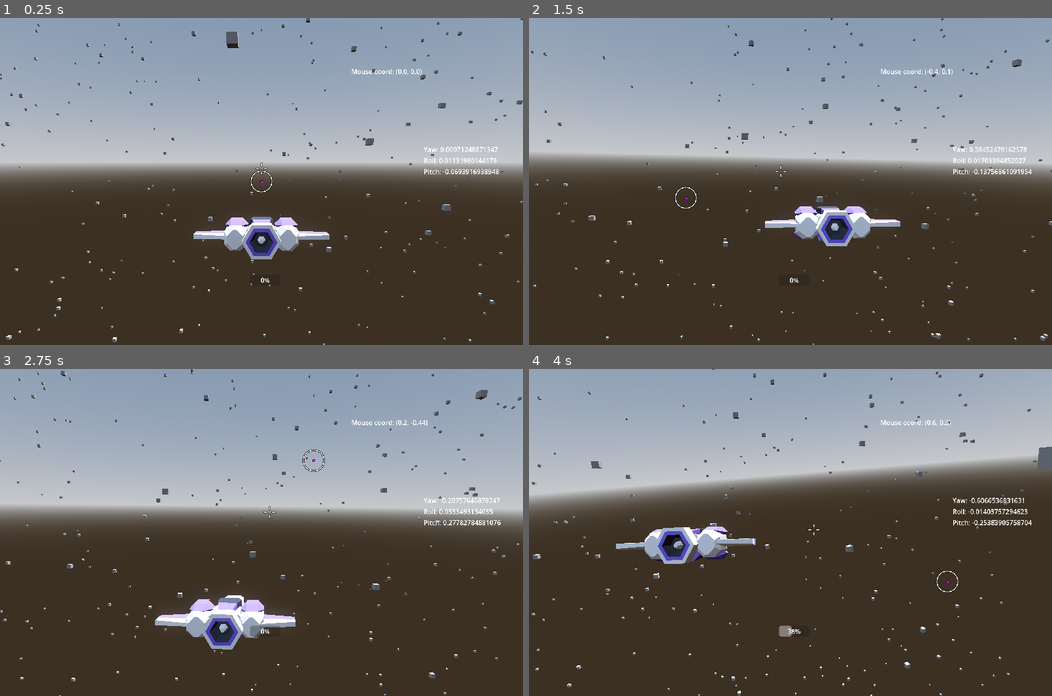
Above: before the commit, frames 1-4 (two rows, left to right).
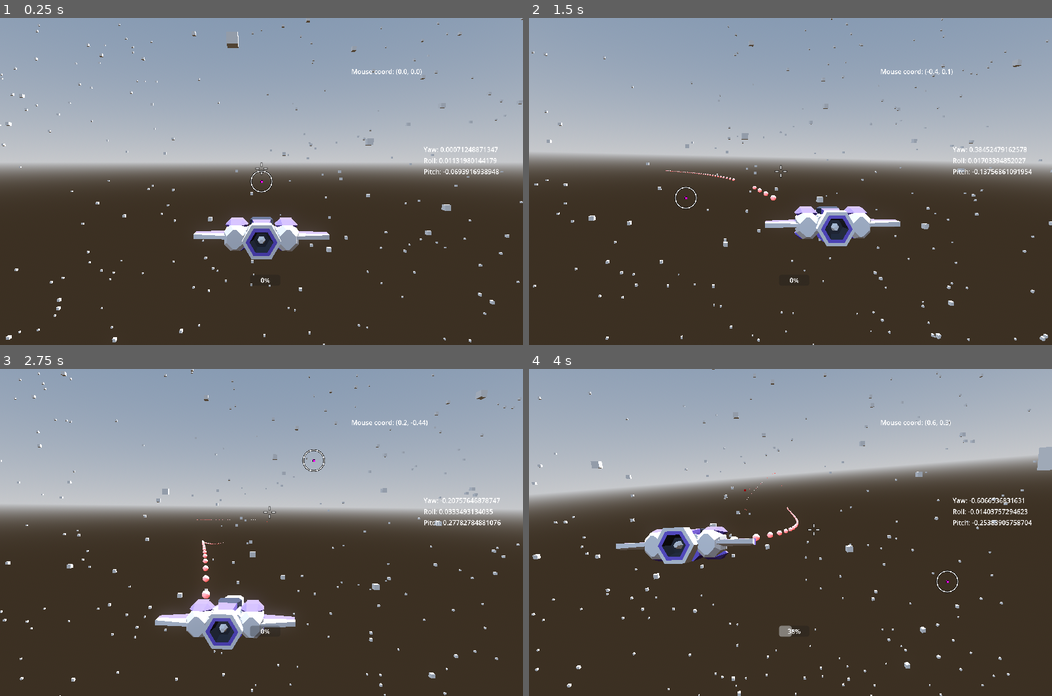
Above: after the commit, the same moments.

Repository: cgorto/space-ships
Game: Godot game, scene res://scenes/test_scene.tscn
Two runs of this game, one before a commit and one after it. Both use one fixed random seed, a clock stepped at 60 frames per second and the inputs below.
Inputs (mouse positions are in pixels of both pictures, inside the frame that each line leads up to):
- Up to frame 1 (0.25 s): no input
- Up to frame 2 (1.5 s): move the mouse to (905, 165) at 0.52 s; hold D (move_right) 0.53-1.28 s; hold Space (shoot, bound only after the commit) 0.53-1.28 s; move the mouse to (685, 197) at 1.27 s; hold S (move_backward) from 1.28 s (still down); tap Space (shoot, bound only after the commit) at 1.35 s
- Up to frame 3 (2.75 s): move the mouse to (313, 460) at 2.02 s; release S (move_backward) at 2.03 s; hold D (move_right) from 2.03 s (still down); hold Space (shoot, bound only after the commit) from 2.03 s (still down)
- Up to frame 4 (4 s): move the mouse to (764, 597) at 2.77 s; release D (move_right) at 2.78 s; release Space (shoot, bound only after the commit) at 2.78 s; hold W (move_forward) 2.78-3.53 s; tap Space (shoot, bound only after the commit) at 2.85 s; move the mouse to (947, 581) at 3.52 s; hold A (move_left) from 3.53 s (still down); hold Space (shoot, bound only after the commit) from 3.53 s (still down)

The runs differ from the first frame. In frame 1, 0.9% of the frame differs, in the area x 0-100%, y 0-100%; in frame 2, 0.8%; in frame 3, 1.0%; in frame 4, 1.1%.

Commit message:
guns

Diff:
--- /dev/null
+++ b/autoload/projectile_handler.gd
@@ -0,0 +1 @@
+extends Node
--- a/project.godot
+++ b/project.godot
@@ -64,6 +64,11 @@
 "events": [Object(InputEventMouseButton,"resource_local_to_scene":false,"resource_name":"","device":-1,"window_id":0,"a …(253 unchanged characters)…
 ]
 }
+shoot={
+"deadzone": 0.5,
+"events": [Object(InputEventKey,"resource_local_to_scene":false,"resource_name":"","device":-1,"window_id":0,"alt_pressed":false,"shift_pressed":false,"ctrl_pressed":false,"meta_pressed":false,"pressed":false,"keycode":0,"physical_keycode":32,"key_label":0,"unicode":32,"location":0,"echo":false,"script":null)
+]
+}
 
 [layer_names]
 
--- /dev/null
+++ b/scenes/component/bullet_spawner.gd
@@ -0,0 +1,20 @@
+class_name BulletSpawner extends Node3D
+
+@export var fire_rate: float = 1
+@export var spread: float = 0.0
+@export var proj_speed: int = 500
+@export var projectile_scene: PackedScene
+
+func _process(delta: float) -> void:
+	if Input.is_action_pressed("shoot"):
+		spawn_projectile()
+
+func spawn_projectile() -> void:
+		var spawn_transform: Transform3D = get_global_transform_interpolated()
+
+		var main: Node = get_tree().current_scene
+
+		var projectile: Projectile = (projectile_scene.instantiate() as Projectile)
+		projectile.global_transform = spawn_transform
+		main.add_child(projectile)
+		projectile.velocity_component.velocity = - proj_speed * spawn_transform.basis.z
--- /dev/null
+++ b/scenes/component/bullet_spawner.tscn
@@ -0,0 +1,6 @@
+[gd_scene load_steps=2 format=3 uid="uid://gep8kx3gilo"]
+
+[ext_resource type="Script" path="res://scenes/component/bullet_spawner.gd" id="1_syekn"]
+
+[node name="BulletSpawner" type="Node3D"]
+script = ExtResource("1_syekn")
--- /dev/null
+++ b/scenes/component/hitbox.gd
@@ -0,0 +1,7 @@
+class_name Hitbox extends Area3D
+
+signal hit(thing_hit: Node3D)
+
+@export var damage: int = 0
+
+#func set_hitbox
--- /dev/null
+++ b/scenes/component/hitbox.tscn
@@ -0,0 +1,8 @@
+[gd_scene load_steps=2 format=3 uid="uid://b6ccgjx8qg12h"]
+
+[ext_resource type="Script" path="res://scenes/component/hitbox.gd" id="1_34xm6"]
+
+[node name="Hitbox" type="Area3D"]
+script = ExtResource("1_34xm6")
+
+[connection signal="hit" from="." to="." method="_on_hit"]
--- /dev/null
+++ b/scenes/component/hurtbox.gd
@@ -0,0 +1,19 @@
+class_name Hurtbox extends Area3D
+
+signal hit
+
+@export var health_component: HealthComponent
+
+
+
+func _on_area_entered(area: Area3D) -> void:
+	if not area is Hitbox:
+		return
+	if health_component == null:
+		return
+
+	var hitbox: Hitbox = (area as Hitbox)
+
+	health_component.damage(hitbox.damage)
+	hitbox.hit.emit(self)
+	hit.emit()
--- /dev/null
+++ b/scenes/component/hurtbox.tscn
@@ -0,0 +1,8 @@
+[gd_scene load_steps=2 format=3 uid="uid://b8ha4ultrkxnb"]
+
+[ext_resource type="Script" path="res://scenes/component/hurtbox.gd" id="1_emwd2"]
+
+[node name="Hurtbox" type="Area3D"]
+script = ExtResource("1_emwd2")
+
+[connection signal="area_entered" from="." to="." method="_on_area_entered"]
--- /dev/null
+++ b/scenes/component/offscreen_despawner_component.gd
@@ -0,0 +1,10 @@
+extends VisibleOnScreenNotifier3D
+
+@onready var timer: Timer = $Timer
+
+func _on_timer_timeout() -> void:
+	owner.queue_free()
+
+
+func _on_screen_exited() -> void:
+	timer.start()
--- /dev/null
+++ b/scenes/component/offscreen_despawner_component.tscn
@@ -0,0 +1,12 @@
+[gd_scene load_steps=2 format=3 uid="uid://ej01lxfiew2b"]
+
+[ext_resource type="Script" path="res://scenes/component/offscreen_despawner_component.gd" id="1_6hdqm"]
+
+[node name="OffscreenDespawnerComponent" type="VisibleOnScreenNotifier3D"]
+script = ExtResource("1_6hdqm")
+
+[node name="Timer" type="Timer" parent="."]
+one_shot = true
+
+[connection signal="screen_exited" from="." to="." method="_on_screen_exited"]
+[connection signal="timeout" from="Timer" to="." method="_on_timer_timeout"]
--- /dev/null
+++ b/scenes/component/velocity_component.gd
@@ -0,0 +1,23 @@
+class_name VelocityComponent extends Node
+
+@export var max_speed: int = 50
+@export var acceleration: float = 5
+
+var velocity: Vector3 = Vector3.ZERO
+
+
+func accelerate_in_direction(direction: Vector3) -> void:
+
+	var desired_velocity:Vector3 = direction.normalized() * max_speed
+	velocity = velocity.slerp(desired_velocity, 1 - exp(-acceleration *get_physics_process_delta_time()))
+
+func decelerate() -> void:
+	accelerate_in_direction(Vector3.ZERO)
+
+func move(to_move: Node3D) -> void:
+	if to_move is CharacterBody3D:
+		to_move.velocity = velocity
+		to_move.move_and_slide()
+		velocity = to_move.velocity
+	else:
+		to_move.position += velocity * get_physics_process_delta_time()
--- /dev/null
+++ b/scenes/component/velocity_component.tscn
@@ -0,0 +1,6 @@
+[gd_scene load_steps=2 format=3 uid="uid://d14um02htlksm"]
+
+[ext_resource type="Script" path="res://scenes/component/velocity_component.gd" id="1_38hes"]
+
+[node name="VelocityComponent" type="Node3D"]
+script = ExtResource("1_38hes")
--- /dev/null
+++ b/scenes/csg_mesh_3d.gd
@@ -0,0 +1,6 @@
+extends CSGMesh3D
+
+
+
+func _on_hurtbox_hit() -> void:
+	(material as StandardMaterial3D).albedo_color = Color.RED
--- a/scenes/csg_mesh_3d.tscn
+++ b/scenes/csg_mesh_3d.tscn
@@ -1,7 +1,29 @@
-[gd_scene load_steps=2 format=3 uid="uid://yl7uwjkjbml"]
+[gd_scene load_steps=7 format=3 uid="uid://yl7uwjkjbml"]
+
+[ext_resource type="Script" path="res://scenes/csg_mesh_3d.gd" id="1_wtcaj"]
+[ext_resource type="PackedScene" uid="uid://dmtst8fnji83l" path="res://scenes/component/health_component.tscn" id="2_yrf08"]
+[ext_resource type="PackedScene" uid="uid://b8ha4ultrkxnb" path="res://scenes/component/hurtbox.tscn" id="3_siugq"]
 
 [sub_resource type="BoxMesh" id="BoxMesh_e5rhn"]
 size = Vector3(5, 5, 5)
 
+[sub_resource type="StandardMaterial3D" id="StandardMaterial3D_mfajj"]
+resource_local_to_scene = true
+
+[sub_resource type="BoxShape3D" id="BoxShape3D_v4o1e"]
+size = Vector3(5, 5, 5)
+
 [node name="CSGMesh3D" type="CSGMesh3D"]
 mesh = SubResource("BoxMesh_e5rhn")
+material = SubResource("StandardMaterial3D_mfajj")
+script = ExtResource("1_wtcaj")
+
+[node name="HealthComponent" parent="." instance=ExtResource("2_yrf08")]
+
+[node name="Hurtbox" parent="." node_paths=PackedStringArray("health_component") instance=ExtResource("3_siugq")]
+health_component = NodePath("../HealthComponent")
+
+[node name="CollisionShape3D" type="CollisionShape3D" parent="Hurtbox"]
+shape = SubResource("BoxShape3D_v4o1e")
+
+[connection signal="hit" from="Hurtbox" to="." method="_on_hurtbox_hit"]
--- /dev/null
+++ b/scenes/game_object/projectile/projectile.gd
@@ -0,0 +1,10 @@
+class_name Projectile extends Node3D
+
+@onready var velocity_component: VelocityComponent = $VelocityComponent
+
+func _physics_process(delta: float) -> void:
+	velocity_component.move(self)
+
+
+func _on_hitbox_hit(thing_hit: Node3D) -> void:
+	queue_free()
--- /dev/null
+++ b/scenes/game_object/projectile/projectile.tscn
@@ -0,0 +1,33 @@
+[gd_scene load_steps=8 format=3 uid="uid://biqgfh3vefxmj"]
+
+[ext_resource type="PackedScene" uid="uid://ej01lxfiew2b" path="res://scenes/component/offscreen_despawner_component.tscn" id="1_1mi5j"]
+[ext_resource type="Script" path="res://scenes/game_object/projectile/projectile.gd" id="1_ys1lj"]
+[ext_resource type="PackedScene" uid="uid://d14um02htlksm" path="res://scenes/component/velocity_component.tscn" id="2_plbux"]
+[ext_resource type="PackedScene" uid="uid://b6ccgjx8qg12h" path="res://scenes/component/hitbox.tscn" id="4_5ovbm"]
+
+[sub_resource type="StandardMaterial3D" id="StandardMaterial3D_bbner"]
+emission_enabled = true
+emission = Color(1, 0, 0, 1)
+
+[sub_resource type="SphereMesh" id="SphereMesh_4p6qv"]
+
+[sub_resource type="SphereShape3D" id="SphereShape3D_s6lec"]
+
+[node name="Projectile" type="Node3D"]
+script = ExtResource("1_ys1lj")
+
+[node name="OffscreenDespawnerComponent" parent="." instance=ExtResource("1_1mi5j")]
+
+[node name="VelocityComponent" parent="." instance=ExtResource("2_plbux")]
+max_speed = 1000
+
+[node name="MeshInstance3D" type="MeshInstance3D" parent="."]
+material_override = SubResource("StandardMaterial3D_bbner")
+mesh = SubResource("SphereMesh_4p6qv")
+
+[node name="Hitbox" parent="." instance=ExtResource("4_5ovbm")]
+
+[node name="CollisionShape3D" type="CollisionShape3D" parent="Hitbox"]
+shape = SubResource("SphereShape3D_s6lec")
+
+[connection signal="hit" from="Hitbox" to="." method="_on_hitbox_hit"]
--- a/scenes/game_object/ship/ship.tscn
+++ b/scenes/game_object/ship/ship.tscn
@@ -1,9 +1,11 @@
-[gd_scene load_steps=9 format=3 uid="uid://c8ps4kffu7ucb"]
+[gd_scene load_steps=11 format=3 uid="uid://c8ps4kffu7ucb"]
 
 [ext_resource type="ArrayMesh" uid="uid://fsyy7f8h42iq" path="res://assets/player_ship.obj" id="1_h3ck2"]
 [ext_resource type="Script" path="res://scenes/game_object/ship/ship.gd" id="1_i8rlt"]
+[ext_resource type="PackedScene" uid="uid://gep8kx3gilo" path="res://scenes/component/bullet_spawner.tscn" id="2_3q2ub"]
 [ext_resource type="Script" path="res://scenes/game_object/ship/ship_input.gd" id="3_44wn0"]
 [ext_resource type="Script" path="res://scenes/game_object/ship/ship_physics.gd" id="3_fcr5x"]
+[ext_resource type="PackedScene" uid="uid://biqgfh3vefxmj" path="res://scenes/game_object/projectile/projectile.tscn" id="3_k4ve6"]
 [ext_resource type="Texture2D" uid="uid://26yo4d5if34g" path="res://assets/Crosshair.png" id="3_mosj5"]
 
 [sub_resource type="SphereMesh" id="SphereMesh_3sdwg"]
@@ -26,6 +28,9 @@
 script = ExtResource("1_i8rlt")
 
 [node name="Visual" type="Node3D" parent="."]
+
+[node name="BulletSpawner" parent="Visual" instance=ExtResource("2_3q2ub")]
+projectile_scene = ExtResource("3_k4ve6")
 
 [node name="MeshInstance3D" type="MeshInstance3D" parent="Visual"]
 transform = Transform3D(-2.97, 0, -4.48458e-07, 0, 2.97, 0, 4.48458e-07, 0, -2.97, 0, -1.445, 0)
